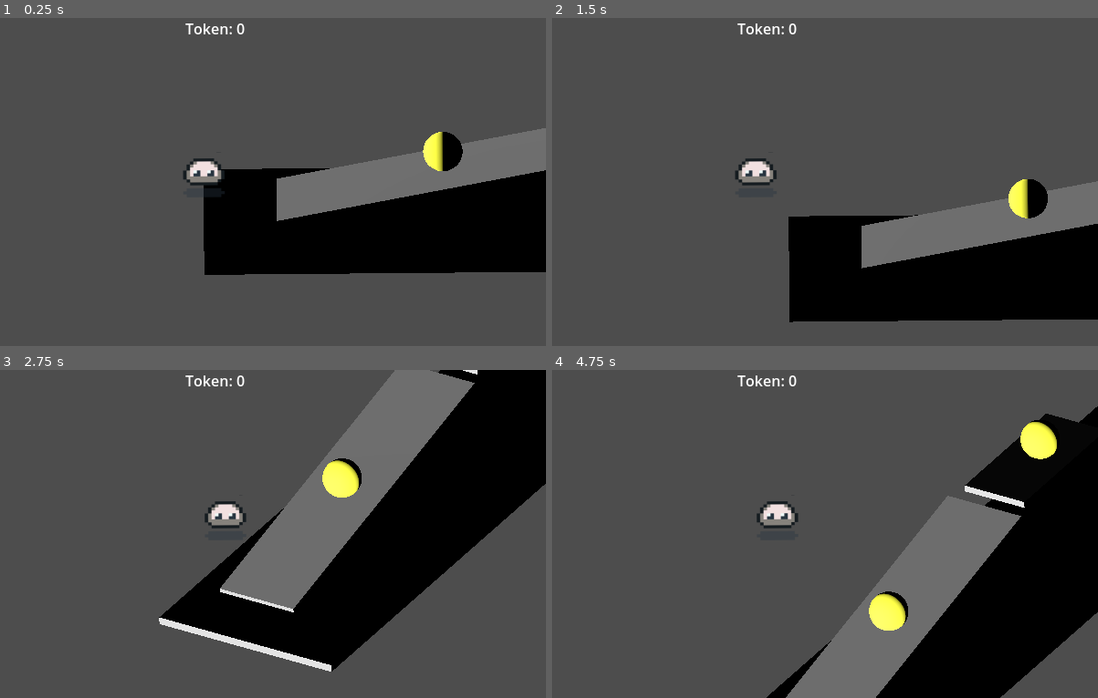
Above: before the commit, frames 1-4 (two rows, left to right).
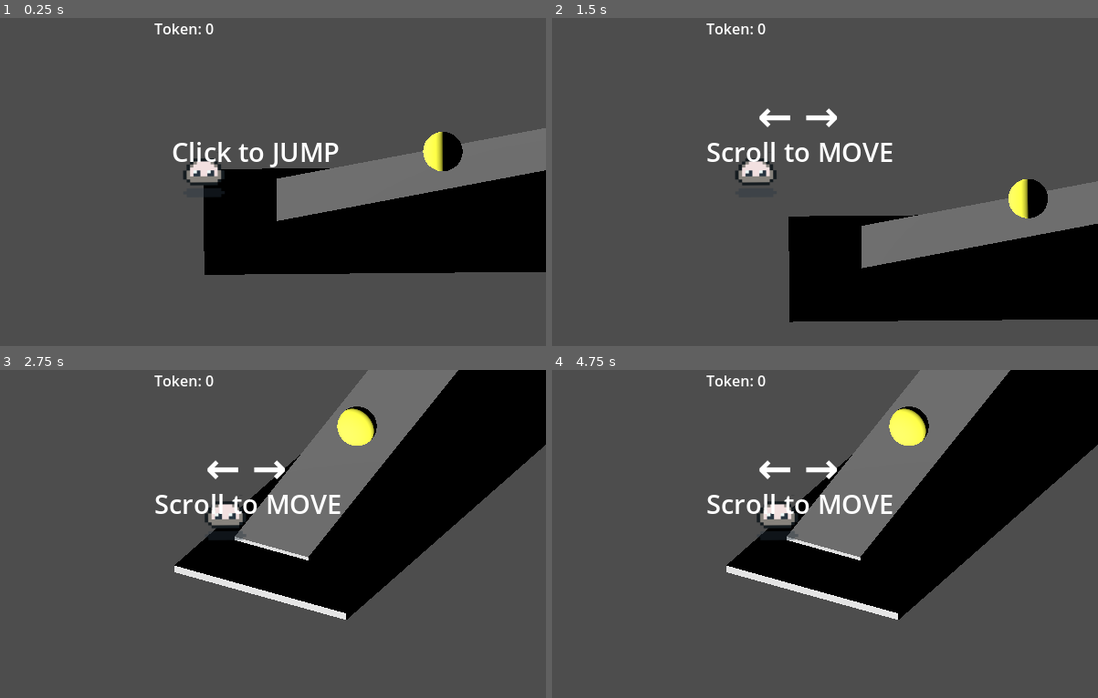
Above: after the commit, the same moments.

Repository: Beaily/JellyPoP
Game: Godot game, scene res://main.tscn
The game is run twice, just before and just after one commit, with the same random seed, the same clock (stepped at 60 frames per second) and the same inputs.
Inputs (mouse positions are in pixels of both pictures, inside the frame that each line leads up to):
- Up to frame 1 (0.25 s): no input
- Up to frame 2 (1.5 s): tap Enter at 0.5 s; move the mouse to (934, 165) at 0.52 s; tap R at 0.6, 1.35 s; click (934, 165) at 0.67 s; move the mouse to (688, 198) at 1.27 s; click (688, 198) at 1.42 s
- Up to frame 3 (2.75 s): move the mouse to (311, 461) at 2.02 s; tap 1 at 2.1 s; click (311, 461) at 2.17 s; tap R at 2.3 s
- Up to frame 4 (4.75 s): tap Space at 2.75 s; move the mouse to (775, 599) at 2.77 s; tap 2 at 2.85 s; click (775, 599) at 2.92 s; tap R at 3.05, 3.8, 4.55 s; move the mouse to (983, 583) at 3.52 s; tap 3 at 3.6 s; click (983, 583) at 3.67 s; move the mouse to (628, 484) at 4.27 s; tap 4 at 4.35 s; click (628, 484) at 4.42 s

The runs differ from the first frame. In frame 1, 1.0% of the frame differs, in the area x 28-63%, y 1-46%; in frame 2, 1.4%; in frame 3, 21%; in frame 4, 46%, in the area x 28-100%, y 0-100%.

Commit message:
增加UI
开通教程UI，修复游戏反复加载bug

Diff:
--- a/GameManager.gd
+++ b/GameManager.gd
@@ -2,3 +2,4 @@
 
 var return_position = Vector3.ZERO
 var yellow_blocks = 0
+var tutorial_done = false
--- a/Scenes/canvas_layer.tscn
+++ b/Scenes/canvas_layer.tscn
@@ -10,13 +10,75 @@
 [node name="CanvasLayer" type="CanvasLayer"]
 script = ExtResource("1_5oaki")
 
+[node name="JumpLabel" type="RichTextLabel" parent="."]
+anchors_preset = 8
+anchor_left = 0.5
+anchor_top = 0.5
+anchor_right = 0.5
+anchor_bottom = 0.5
+offset_left = -124.0
+offset_top = -53.0
+offset_right = 129.0
+offset_bottom = 7.0
+grow_horizontal = 2
+grow_vertical = 2
+size_flags_horizontal = 4
+size_flags_vertical = 8
+theme_override_font_sizes/normal_font_size = 29
+text = "Click to JUMP"
+tab_size = 8
+horizontal_alignment = 1
+visible_characters = 21
+visible_ratio = 1.61538
+
+[node name="MoveLabel" type="RichTextLabel" parent="."]
+visible = false
+anchors_preset = 8
+anchor_left = 0.5
+anchor_top = 0.5
+anchor_right = 0.5
+anchor_bottom = 0.5
+offset_left = -109.0
+offset_top = -53.0
+offset_right = 109.0
+offset_bottom = 7.0
+grow_horizontal = 2
+grow_vertical = 2
+theme_override_font_sizes/normal_font_size = 29
+text = "Scroll to MOVE"
+
+[node name="Arrow" type="Label" parent="."]
+visible = false
+offset_left = 267.0
+offset_top = 74.0
+offset_right = 362.0
+offset_bottom = 154.0
+theme_override_font_sizes/font_size = 46
+text = "← →"
+
+[node name="TokenHint" type="RichTextLabel" parent="."]
+visible = false
+anchors_preset = 8
+anchor_left = 0.5
+anchor_top = 0.5
+anchor_right = 0.5
+anchor_bottom = 0.5
+offset_left = -135.0
+offset_top = -140.0
+offset_right = 135.0
+offset_bottom = -102.0
+grow_horizontal = 2
+grow_vertical = 2
+theme_override_font_sizes/normal_font_size = 18
+text = "Collect colors to unlock levels"
+
 [node name="TokenLabel" type="RichTextLabel" parent="."]
 anchors_preset = 5
 anchor_left = 0.5
 anchor_right = 0.5
-offset_left = -75.0
-offset_right = 83.0
-offset_bottom = 40.0
+offset_left = -109.5
+offset_right = 109.5
+offset_bottom = 45.0
 grow_horizontal = 2
 size_flags_horizontal = 6
 bbcode_enabled = true
--- a/Scenes/levels/level_green.tscn
+++ b/Scenes/levels/level_green.tscn
@@ -128,7 +128,7 @@
 mesh = SubResource("SphereMesh_ve7we")
 
 [node name="ReturnTrigger" type="Area3D" parent="."]
-transform = Transform3D(6.86, 0, 0, 0, 6.86, 0, 0, 0, 6.86, 7.49785, -26.1149, -625.349)
+transform = Transform3D(6.86, 0, 0, 0, 6.86, 0, 0, 0, 6.86, 7.49785, -26.1149, -456.298)
 script = ExtResource("3_txgui")
 
 [node name="CollisionShape3D" type="CollisionShape3D" parent="ReturnTrigger"]
--- a/Scenes/levels/level_pink.tscn
+++ b/Scenes/levels/level_pink.tscn
@@ -690,7 +690,7 @@
 mesh = SubResource("SphereMesh_yiw43")
 
 [node name="ReturnTrigger" type="Area3D" parent="."]
-transform = Transform3D(1, 0, 0, 0, 1, 0, 0, 0, 1, -0.353926, 8.5507, -77.7672)
+transform = Transform3D(1, 0, 0, 0, 9.7334, 0, 0, 0, 1, -0.353926, 8.5507, -77.7672)
 script = ExtResource("3_in32m")
 
 [node name="CollisionShape3D" type="CollisionShape3D" parent="ReturnTrigger"]
--- a/canvas_layer.gd
+++ b/canvas_layer.gd
@@ -21,4 +21,22 @@
 # 给你的 RestartButton 连接这个信号
 
 func _on_restart_button_pressed():
-	get_tree().reload_current_scene()
+
+	result_panel.hide()
+
+	var player = get_tree().get_root().get_node("Main/Player")
+
+	if player:
+		player.return_to_black()
+
+		player.has_jumped = false
+		player.has_moved = false
+		player.move_time = 0.0
+
+	# 手动关闭 tutorial UI（注意缩进必须在函数里面）
+	var ui = get_tree().get_root().get_node("Main/UI")
+
+	ui.get_node("JumpLabel").visible = false
+	ui.get_node("MoveLabel").visible = false
+	ui.get_node("Arrow").visible = false
+	ui.get_node("TokenHint").visible = false
--- /dev/null
+++ b/new_script.gd
@@ -0,0 +1 @@
+extends Node
--- a/player.gd
+++ b/player.gd
@@ -43,6 +43,15 @@
 # =========================
 var was_in_air = false
 var pink_enter_count = 0
+
+# =========================
+# UI
+# =========================
+var has_jumped = false
+var has_moved = false
+var has_collected = false
+var move_time = 0.0
+
 # =========================
 # 节点引用
 # =========================
@@ -62,6 +71,10 @@
 # 初始化
 # =========================
 func _ready():
+	if GameManager.tutorial_done:
+		hide_jump_ui()
+	else:
+		show_jump_ui()
 	start_position = global_position
 	levels = {
 		"black": level_black,
@@ -109,6 +122,7 @@
 # 主逻辑
 # =========================
 func _physics_process(delta):
+
 	if is_transferring:
 		velocity.y = 0
 		move_and_slide()
@@ -142,6 +156,19 @@
 
 	move_and_slide()
 	steer_input = lerp(steer_input, 0.0, 4 * delta)
+	# =========================
+	# UI 移动检测（加这里）
+	# =========================
+	if has_jumped and not has_moved:
+
+		if abs(steer_input) > 0.1:
+			move_time += delta
+
+			if move_time > 2:
+				has_moved = true
+				hide_move_ui()
+				hide_arrow()
+				GameManager.tutorial_done = true
 
 func on_player_landed():
 	var tween = create_tween()
@@ -167,6 +194,14 @@
 # =========================
 func _input(event):
 	if event is InputEventMouseButton:
+		if event.button_index == MOUSE_BUTTON_LEFT and event.pressed:
+			if GameManager.tutorial_done:
+				return
+			if not has_jumped:
+				has_jumped = true
+				hide_jump_ui()
+				show_move_ui()
+				show_arrow()
 		if event.button_index == MOUSE_BUTTON_WHEEL_UP:
 			steer_input -= 0.4
 		if event.button_index == MOUSE_BUTTON_WHEEL_DOWN:
@@ -229,6 +264,14 @@
 # Token
 # =========================
 func collect_token(value, color):
+
+	if not has_collected:
+		has_collected = true
+		show_token_ui()
+	var total_token = token_yellow + token_green + token_pink
+	if total_token >= 3:
+		hide_token_ui()
+
 	if color == "yellow":
 		token_yellow += value
 		if token_yellow >= 10 and not level_yellow_triggered:
@@ -404,11 +447,12 @@
 	await get_tree().process_frame
 
 	# 设置位置：确保 Y 轴足够高，避免卡进地板
-	if saved_black_position == Vector3.ZERO:
-			global_position = start_position + Vector3(0, 3.0, 0)
-	else:
-		global_position = saved_black_position + Vector3(0, 3.0, 0)
-
+	#if saved_black_position == Vector3.ZERO:
+			#global_position = start_position + Vector3(0, 3.0, 0)
+	#else:
+		#global_position = saved_black_position + Vector3(0, 3.0, 0)
+
+	global_position = start_position + Vector3(0, 3.0, 0)
 	await get_tree().create_timer(0.5).timeout
 
 	current_level = "black"
@@ -457,3 +501,31 @@
 
 	falling_timer = 0.0
 	reach_end_target()
+# =========================
+# UI 控制函数（必须加）
+# =========================
+@onready var ui = get_tree().get_root().get_node("Main/UI")
+
+func show_jump_ui():
+	ui.get_node("JumpLabel").visible = true
+
+func hide_jump_ui():
+	ui.get_node("JumpLabel").visible = false
+
+func show_move_ui():
+	ui.get_node("MoveLabel").visible = true
+
+func hide_move_ui():
+	ui.get_node("MoveLabel").visible = false
+
+func show_arrow():
+	ui.get_node("Arrow").visible = true
+
+func hide_arrow():
+	ui.get_node("Arrow").visible = false
+
+func show_token_ui():
+	ui.get_node("TokenHint").visible = true
+
+func hide_token_ui():
+	ui.get_node("TokenHint").visible = false
Not shown, added: new_script.gd.uid
